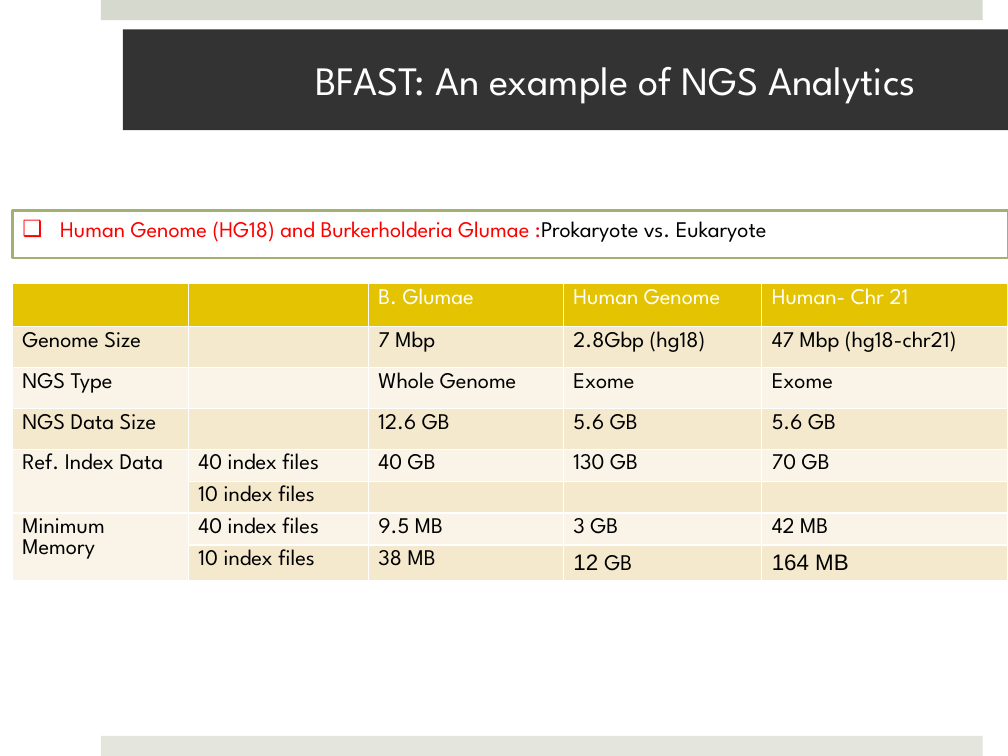
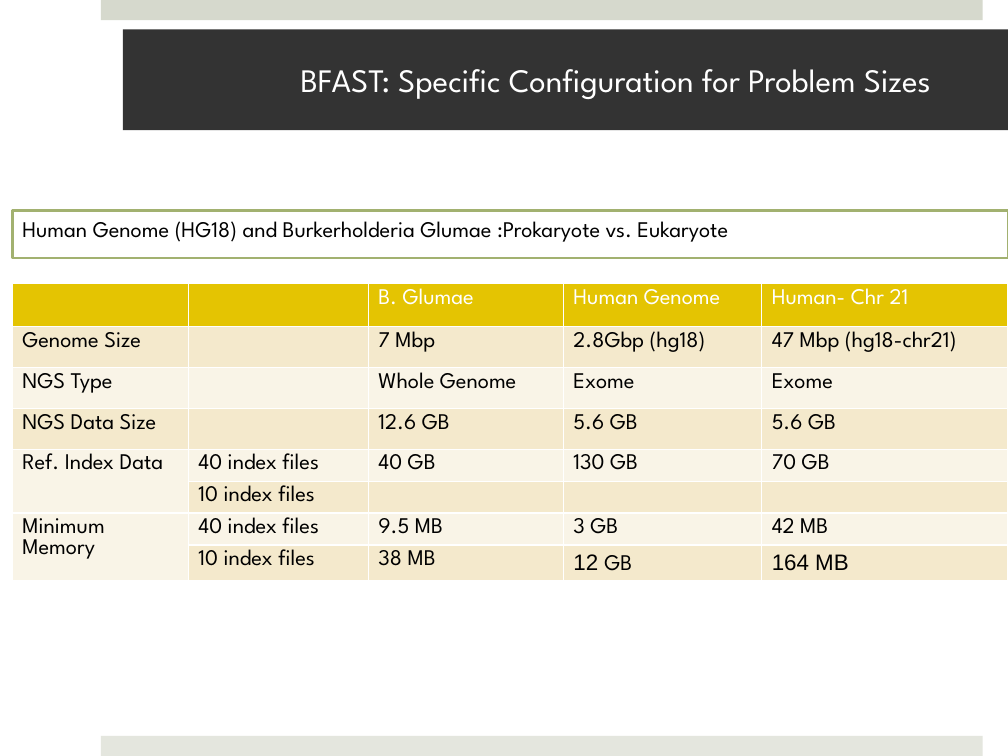
Before and after one commit to saga-project/saga-cpp-legacy-projects, a slide deck: slide 10 of saga-talks/abstractions_for_ls-microsoft.pptx (slide 11 before the commit). Drawn at 1008x756 pixels with LibreOffice and Linux fonts; fonts in the diff are those of the drawing; background and template pictures are left out. Boxes give left, top, right and bottom in pixels: in the first picture for what was removed or moved away, otherwise in the second. Text is boxed around its words. In the diff, an @@ line names an element or a change of style, - is before the commit and + after.

```diff
--- a/saga-talks/abstractions_for_ls-microsoft.pptx
+++ b/saga-talks/abstractions_for_ls-microsoft.pptx
@@ text in rectangle at [301, 69, 931, 99]: text changed; size 28.8 to 23.4 pt @@
-BFAST: An example of NGS Analytics
+BFAST: Specific Configuration for Problem Sizes
@@ rectangle "Human Genome (HG18) and Burkerholderia ..." at [12, 211, 1008, 258]: text colour #FF0000 to #000000 in "Human Genome (HG18) and Burkerholderia Glumae :Prokaryote"; bullet ❑ to none @@
```
Also in this commit, not shown: 11 other slides changed, 2 slides added, 4 slides removed.
